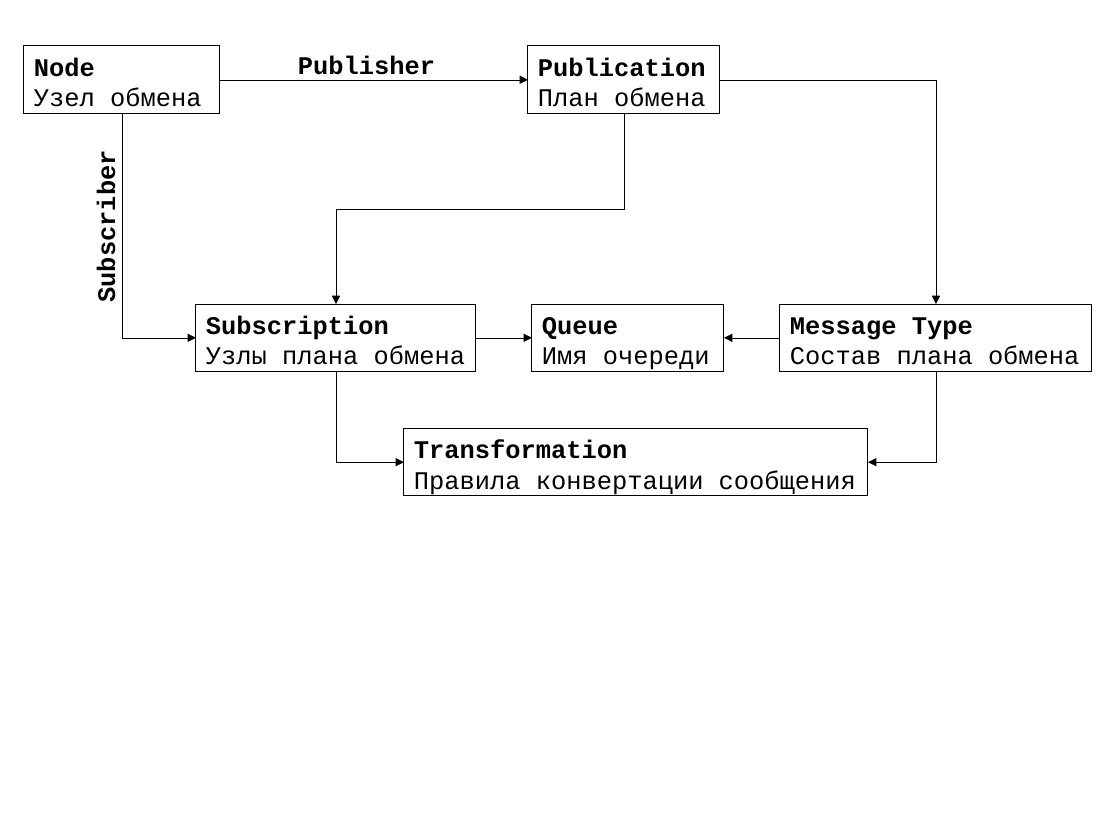
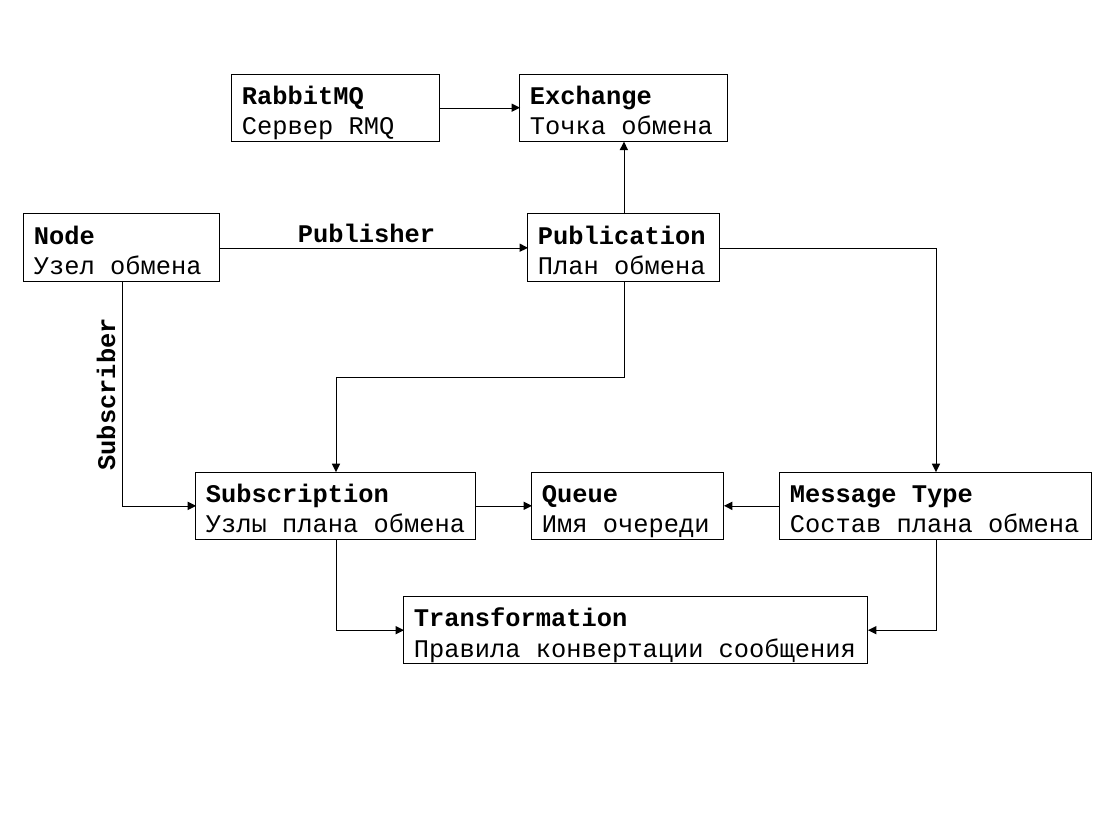
Before and after one commit to zhichkin/dajet-agent, a slide deck: slide 1 of doc/Схема данных настроек.odp. Drawn at 1120x840 pixels with LibreOffice and Linux fonts; fonts in the diff are those of the drawing. Boxes give left, top, right and bottom in pixels: in the first picture for what was removed or moved away, otherwise in the second. Text is boxed around its words. In the diff, an @@ line names an element or a change of style, - is before the commit and + after.

```diff
--- a/doc/Схема данных настроек.odp
+++ b/doc/Схема данных настроек.odp
@@ rectangle added at [232,74,440,142], outline #000000 0 pt, 18 pt, text #000000 @@
+RabbitMQ
+Сервер RMQ
@@ rectangle added at [520,74,729,142], outline #000000 0 pt, 18 pt, text #000000 @@
+Exchange
+Точка обмена
@@ elbow arrow added from (440, 108) to (520, 108), #000000 0 pt @@
@@ elbow arrow added from (624, 214) to (624, 141), #000000 0 pt @@
@@ text "Subscriber": place and size @@
-text "Subscriber" at [94,165,123,297]
+text "Subscriber" at [94,333,123,465]
@@ 8 elbow arrows, 6 rectangles, 1 text: place and size @@
-8 elbow arrows, 6 rectangles, 1 text at [24,46,1093,497]
+8 elbow arrows, 6 rectangles, 1 text at [24,214,1093,665]
```
Also in this commit, not shown: 10 other files.
